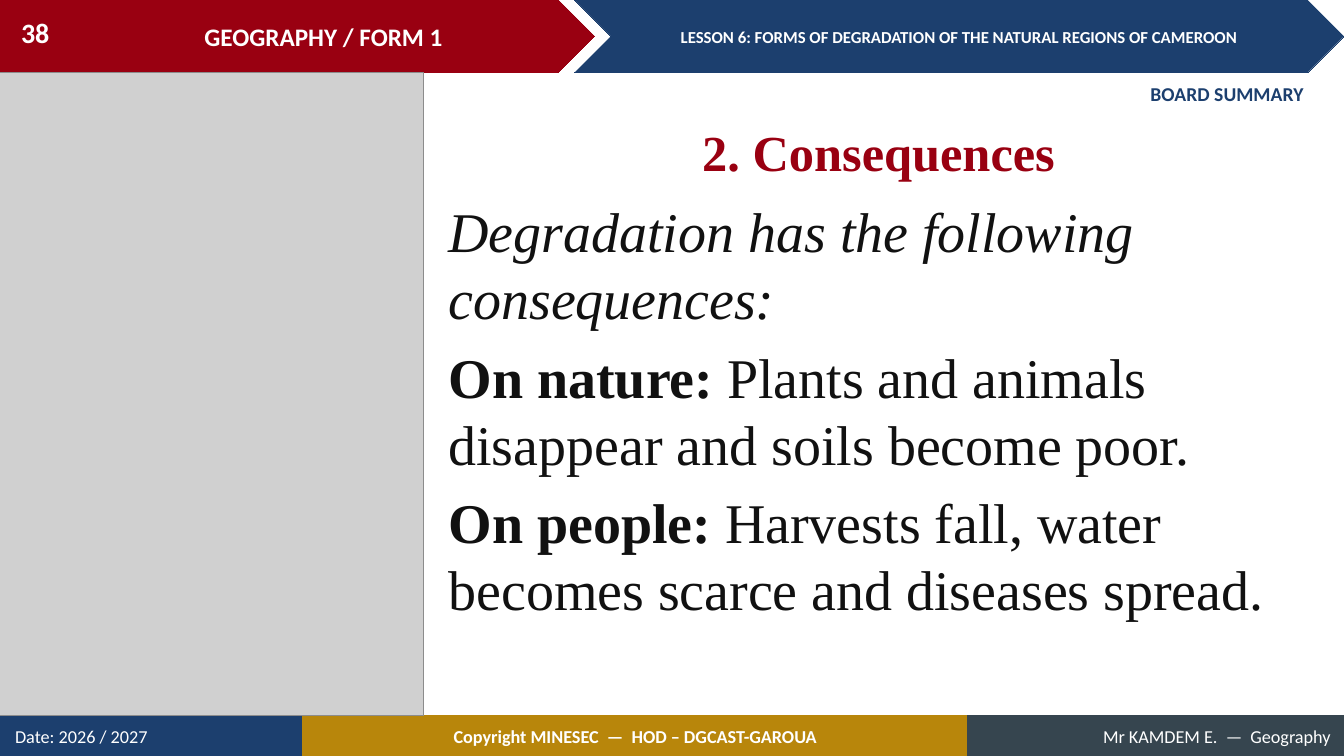
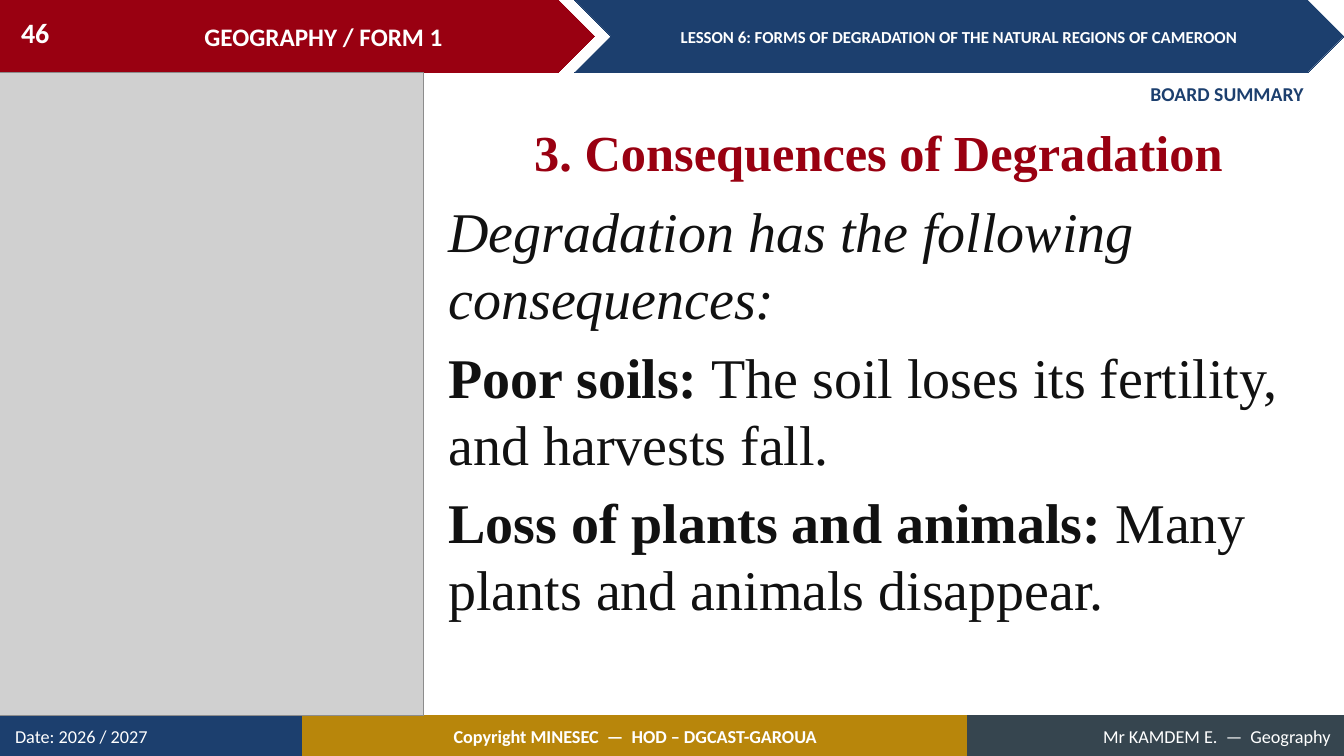
Before and after one commit to Berthautk/linea-github, a slide deck: slide 46 of lecons/F1/10_F1_M2_L06_Forms_of_Degradation_of_the_Natural_Regions_of_Cameroon.pptx (slide 38 before the commit). Drawn at 1344x756 pixels with LibreOffice and Linux fonts; fonts in the diff are those of the drawing; grey boxes stand for pictures. Boxes give left, top, right and bottom in pixels: in the first picture for what was removed or moved away, otherwise in the second. Text is boxed around its words. In the diff, an @@ line names an element or a change of style, - is before the commit and + after.

```diff
--- a/lecons/F1/10_F1_M2_L06_Forms_of_Degradation_of_the_Natural_Regions_of_Cameroon.pptx
+++ b/lecons/F1/10_F1_M2_L06_Forms_of_Degradation_of_the_Natural_Regions_of_Cameroon.pptx
@@ page number at (x1=21, y1=24, x2=49, y2=44): text changed @@
-38
+46
@@ text at (x1=534, y1=135, x2=1223, y2=181): text changed @@
-2. Consequences
+3. Consequences of Degradation
@@ text at (x1=449, y1=358, x2=1278, y2=621): text changed @@
-On nature: Plants and animals disappear and soils become poor.
-On people: Harvests fall, water becomes scarce and diseases spread.
+Poor soils: The soil loses its fertility, and harvests fall.
+Loss of plants and animals: Many plants and animals disappear.
```
Also in this commit, not shown: 20 other slides changed, 13 slides added, 2 slides removed, 31 other files.
